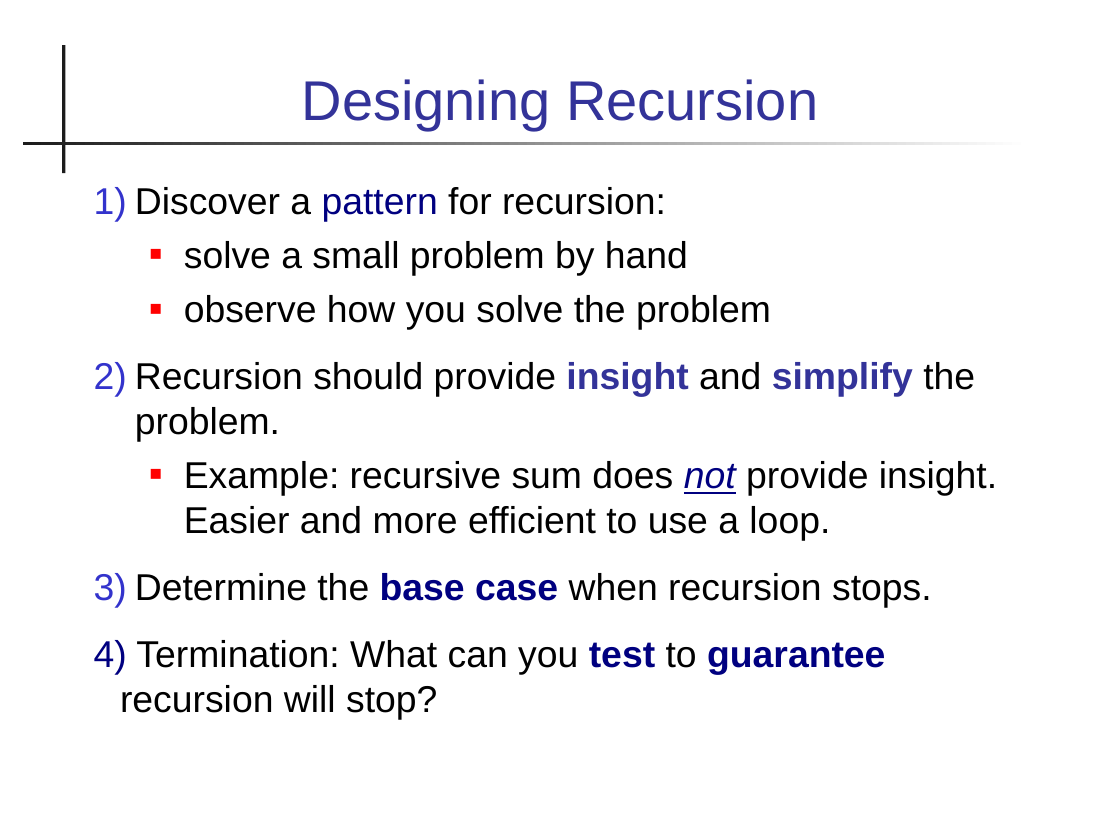
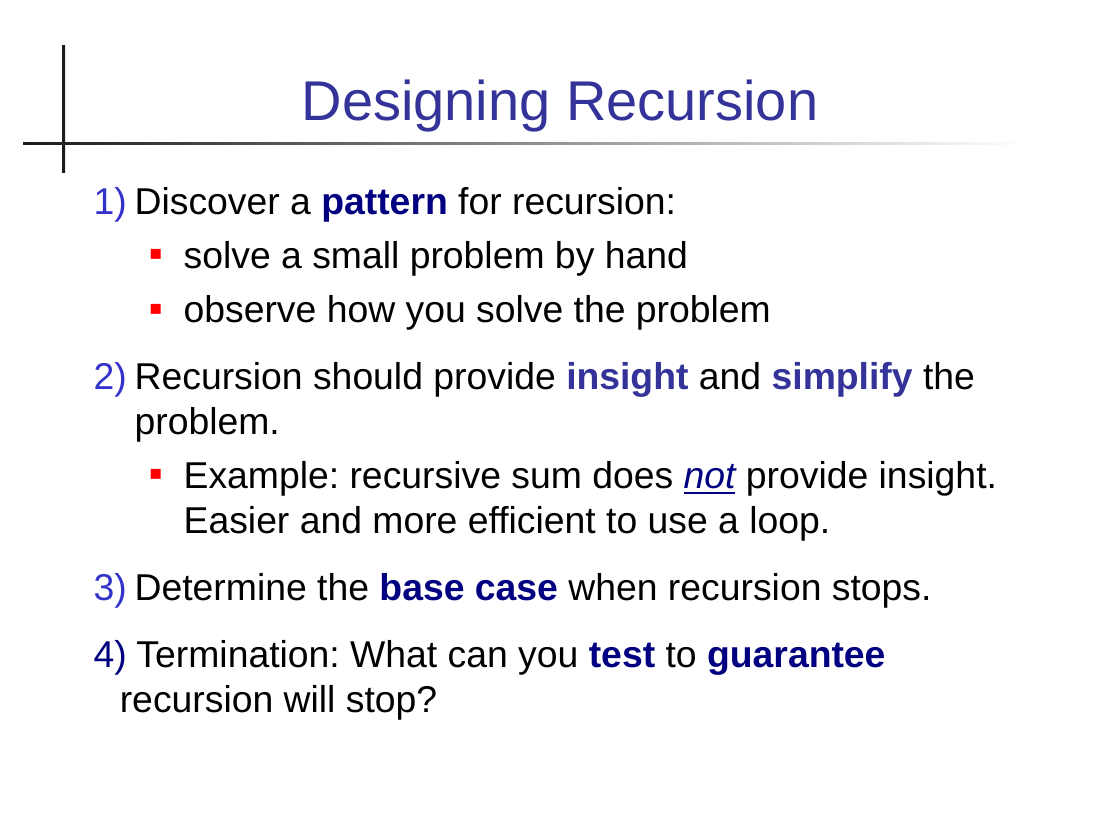
Before and after one commit to skeoop/skeoop.github.io, a slide deck: slide 10 of recursion/Recursion.ppt. Drawn at 1120x840 pixels with LibreOffice and Linux fonts; fonts in the diff are those of the drawing. Boxes give left, top, right and bottom in pixels: in the first picture for what was removed or moved away, otherwise in the second. Text is boxed around its words. In the diff, an @@ line names an element or a change of style, - is before the commit and + after.

Commit message:
correct error in recursion slides

```diff
--- a/recursion/Recursion.ppt
+++ b/recursion/Recursion.ppt
@@ text "Discover a pattern for recursion:" at box(120, 187, 997, 720): bold on in "pattern"; indent changed @@
```
Also in this commit, not shown: 7 other slides changed, 1 other file.
